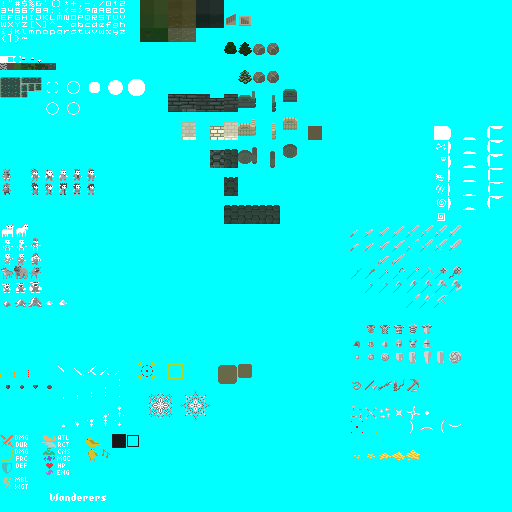
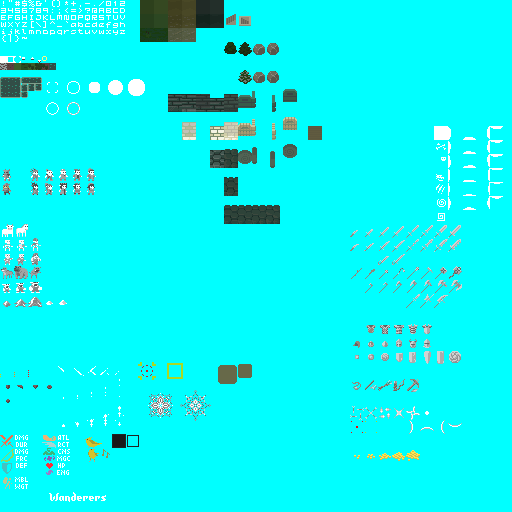
The second 512×512 image is a revision of the first. Changes to its layers:
painted on "Main" over [6, 56, 47, 403]
